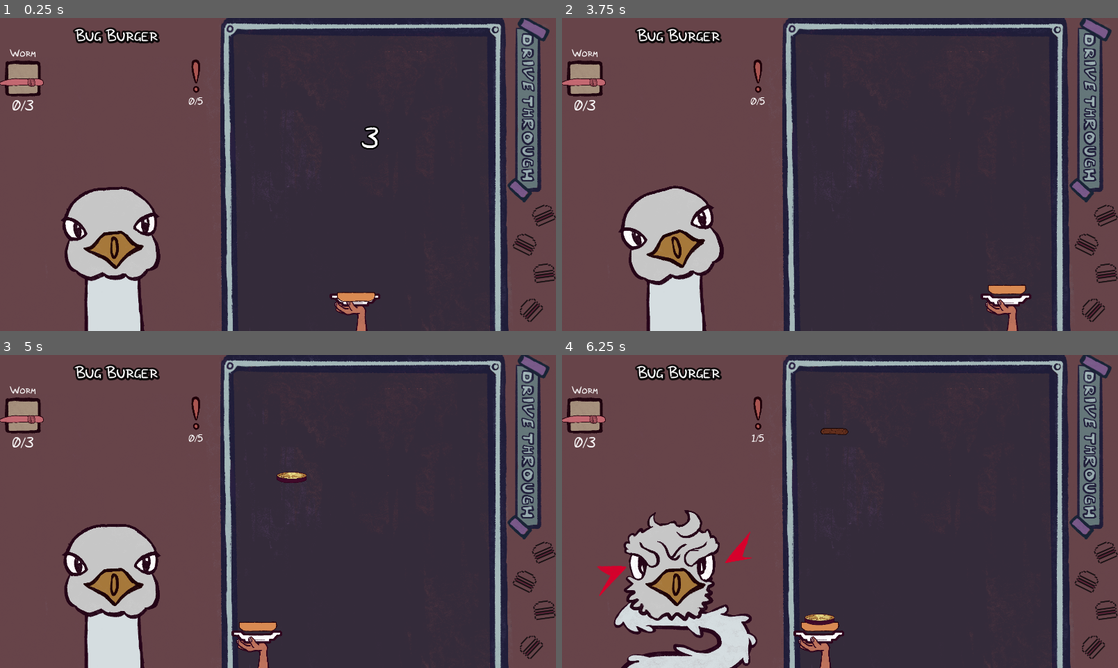
Above: before the commit, frames 1-4 (two rows, left to right).
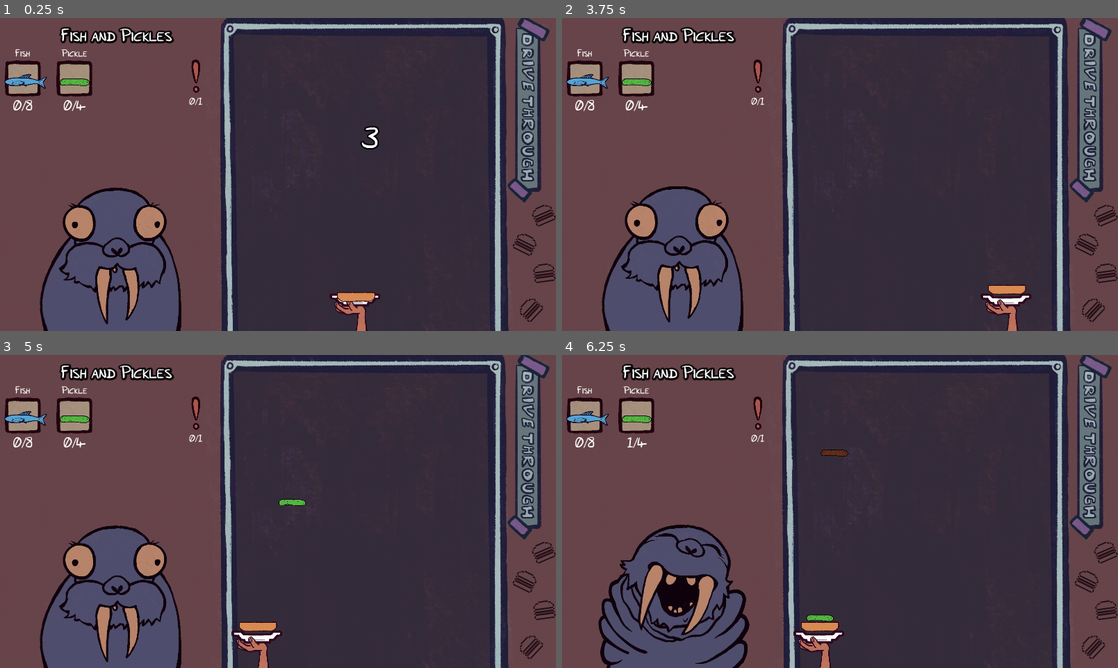
Above: after the commit, the same moments.

Repository: SirLich/funky-drive-through
Game: Godot game, scene res://game.tscn
Same seed, same stepped clock (60 frames per second), same inputs: the game is played once before the commit and once after it.
Inputs (mouse positions are in pixels of both pictures, inside the frame that each line leads up to):
- Up to frame 1 (0.25 s): no input
- Up to frame 2 (3.75 s): move the mouse to (962, 158) at 0.52 s; press the mouse at (962, 158) at 0.53 s; move the mouse to (728, 190) at 1.27 s; release the mouse at (728, 190) at 1.28 s; click (728, 190) at 1.35 s; move the mouse to (895, 105) at 2.02 s; press the mouse at (895, 105) at 2.03 s; move the mouse to (812, 237) at 2.77 s; release the mouse at (812, 237) at 2.78 s; click (812, 237) at 2.85 s; move the mouse to (1006, 221) at 3.52 s; press the mouse at (1006, 221) at 3.53 s
- Up to frame 3 (5 s): move the mouse to (111, 464) at 4.27 s; release the mouse at (111, 464) at 4.28 s; click (111, 464) at 4.35 s
- Up to frame 4 (6.25 s): move the mouse to (867, 511) at 5.02 s; press the mouse at (867, 511) at 5.03 s; move the mouse to (756, 433) at 5.77 s; release the mouse at (756, 433) at 5.78 s; click (756, 433) at 5.85 s

The runs differ from the first frame. In frame 1, 11% of the frame differs, in the area x 0-37%, y 2-100%; in frame 2, 11%; in frame 3, 11%; in frame 4, 13%, in the area x 0-52%, y 2-100%.

Commit message:
Import warlus

Diff:
--- /dev/null
+++ b/fish_scene.tscn
@@ -0,0 +1,46 @@
+[gd_scene load_steps=7 format=3 uid="uid://xpoxpjmvvq3u"]
+
+[ext_resource type="Texture2D" uid="uid://bbydrx21rip8b" path="res://assets/items/fish2.png" id="1_8v73g"]
+[ext_resource type="Texture2D" uid="uid://crx5o05in0wo6" path="res://assets/items/fish.png" id="2_wu60t"]
+[ext_resource type="Texture2D" uid="uid://bgq3my7punb2o" path="res://assets/items/fish_eye.png" id="3_hgxsc"]
+[ext_resource type="Texture2D" uid="uid://3uc3h73jvh7a" path="res://assets/items/fish_eye_closed.png" id="4_gtuaf"]
+
+[sub_resource type="SpriteFrames" id="SpriteFrames_wy44k"]
+animations = [{
+"frames": [{
+"duration": 1.0,
+"texture": ExtResource("1_8v73g")
+}, {
+"duration": 1.0,
+"texture": ExtResource("2_wu60t")
+}],
+"loop": true,
+"name": &"default",
+"speed": 5.0
+}]
+
+[sub_resource type="SpriteFrames" id="SpriteFrames_sswj4"]
+animations = [{
+"frames": [{
+"duration": 1.0,
+"texture": ExtResource("3_hgxsc")
+}, {
+"duration": 1.0,
+"texture": ExtResource("4_gtuaf")
+}],
+"loop": true,
+"name": &"default",
+"speed": 3.0
+}]
+
+[node name="AnimatedSprite2D" type="AnimatedSprite2D"]
+self_modulate = Color(0.337255, 0.639216, 0.835294, 1)
+scale = Vector2(0.1, 0.1)
+sprite_frames = SubResource("SpriteFrames_wy44k")
+autoplay = "default"
+frame_progress = 0.945797
+
+[node name="AnimatedSprite2D" type="AnimatedSprite2D" parent="."]
+sprite_frames = SubResource("SpriteFrames_sswj4")
+autoplay = "default"
+frame_progress = 0.712525
--- a/global.tscn
+++ b/global.tscn
@@ -17,11 +17,13 @@
 [ext_resource type="Resource" uid="uid://uojon2jy1wdp" path="res://recipes/red_meat.tres" id="12_d412x"]
 [ext_resource type="Resource" uid="uid://q6fa3t2063uj" path="res://item_types/tomato.tres" id="12_v74pt"]
 [ext_resource type="Resource" uid="uid://0natumgqnctk" path="res://item_types/patty.tres" id="13_v5u5r"]
+[ext_resource type="Resource" uid="uid://dnykdn0my3pq" path="res://item_types/fish.tres" id="14_su4it"]
+[ext_resource type="Resource" uid="uid://cm4cxynvvj2bl" path="res://recipes/fish_burger.tres" id="16_k38s8"]
 [ext_resource type="Resource" uid="uid://c10uio2gylx77" path="res://recipes/normal_burger.tres" id="17_h8006"]
 
 [node name="Global" type="Node"]
 process_mode = 3
 script = ExtResource("1_c0auo")
-all_items = Array[Resource("res://item_type.gd")]([ExtResour …(241 unchanged characters)… rce("12_v74pt"), ExtResource("13_v5u5r")])
+all_items = Array[Resource("res://item_type.gd")]([ExtResour …(241 unchanged characters)… rce("12_v74pt"), ExtResource("13_v5u5r"), ExtResource("14_su4it")])
 top_bun = ExtResource("5_drngt")
-recipes = Array[Resource("res://recipe.gd")]([ExtResource("6_3outg"), ExtResource("8_0bbo8"), ExtResource("17_h8006"), ExtResource("12_d412x")])
+recipes = Array[Resource("res://recipe.gd")]([ExtResource("16_k38s8"), ExtResource("6_3outg"), ExtResource("8_0bbo8"), ExtResource("17_h8006"), ExtResource("12_d412x")])
--- a/item_types/cheese.tres
+++ b/item_types/cheese.tres
@@ -1,7 +1,7 @@
 [gd_resource type="Resource" script_class="ItemType" load_steps=4 format=3 uid="uid://bfv6uyljs0isy"]
 
 [ext_resource type="Script" path="res://item_type.gd" id="1_5uv8o"]
-[ext_resource type="PackedScene" uid="uid://cml5xxbtb785r" path="res://recipes/cheese_melted.tscn" id="1_gt02o"]
+[ext_resource type="PackedScene" uid="uid://cml5xxbtb785r" path="res://scenes/cheese_melted.tscn" id="1_gt02o"]
 [ext_resource type="Texture2D" uid="uid://dpml5nt2r0bwo" path="res://assets/items/cheese_fall.png" id="1_p1dk6"]
 
 [resource]
--- /dev/null
+++ b/item_types/fish.tres
@@ -0,0 +1,14 @@
+[gd_resource type="Resource" script_class="ItemType" load_steps=4 format=3 uid="uid://dnykdn0my3pq"]
+
+[ext_resource type="Script" path="res://item_type.gd" id="1_ciqgv"]
+[ext_resource type="PackedScene" uid="uid://xpoxpjmvvq3u" path="res://fish_scene.tscn" id="1_qqob6"]
+[ext_resource type="Texture2D" uid="uid://crx5o05in0wo6" path="res://assets/items/fish.png" id="2_4j3gb"]
+
+[resource]
+script = ExtResource("1_ciqgv")
+icon = ExtResource("2_4j3gb")
+color = Color(0.337255, 0.639216, 0.835294, 1)
+dropped_scene = ExtResource("1_qqob6")
+stacked_scene = ExtResource("1_qqob6")
+name = "Fish"
+scale_factor = 1.0
--- /dev/null
+++ b/recipes/fish_burger.tres
@@ -0,0 +1,27 @@
+[gd_resource type="Resource" script_class="Recipe" load_steps=8 format=3 uid="uid://cm4cxynvvj2bl"]
+
+[ext_resource type="Script" path="res://recipe.gd" id="1_s7l88"]
+[ext_resource type="PackedScene" uid="uid://dhge2q7r58cps" path="res://scenes/walrus.tscn" id="1_x8okd"]
+[ext_resource type="Script" path="res://recipe_item.gd" id="2_15eea"]
+[ext_resource type="Resource" uid="uid://dnykdn0my3pq" path="res://item_types/fish.tres" id="3_g1wwg"]
+[ext_resource type="Resource" uid="uid://bpdphbdmki6ua" path="res://item_types/pickle.tres" id="4_8fuwv"]
+
+[sub_resource type="Resource" id="Resource_bpsij"]
+script = ExtResource("2_15eea")
+type = ExtResource("3_g1wwg")
+num = 8
+
+[sub_resource type="Resource" id="Resource_4efpe"]
+script = ExtResource("2_15eea")
+type = ExtResource("4_8fuwv")
+num = 4
+
+[resource]
+script = ExtResource("1_s7l88")
+name = "Fish and Pickles"
+ingredients = Array[ExtResource("2_15eea")]([SubResource("Resource_bpsij"), SubResource("Resource_4efpe")])
+allowed_mistakes = 1
+good_chance = 0.6
+bun_chance = 0.3
+character = ExtResource("1_x8okd")
+gravity = 500
--- a/scenes/walrus.tscn
+++ b/scenes/walrus.tscn
@@ -1,7 +1,9 @@
-[gd_scene load_steps=19 format=3 uid="uid://dhge2q7r58cps"]
+[gd_scene load_steps=23 format=3 uid="uid://dhge2q7r58cps"]
 
 [ext_resource type="Script" path="res://scenes/animal.gd" id="1_gxndi"]
+[ext_resource type="AudioStream" uid="uid://c528q4k8es2og" path="res://assets/sounds/walrus_good.wav" id="2_pmglk"]
 [ext_resource type="Texture2D" uid="uid://c180gby024nif" path="res://assets/characters/walrus/neck_angry.png" id="2_xwevo"]
+[ext_resource type="AudioStream" uid="uid://bp7j1nddo5mmb" path="res://assets/sounds/walrus_bad.wav" id="3_k0ju0"]
 [ext_resource type="Texture2D" uid="uid://5ag1peivml5w" path="res://assets/characters/walrus/neck_happy.png" id="3_lmqjh"]
 [ext_resource type="Texture2D" uid="uid://dv3s5045hhv5d" path="res://assets/characters/walrus/neck_neutral.png" id="4_hreni"]
 [ext_resource type="Texture2D" uid="uid://ck5icbkhet5l2" path="res://assets/characters/walrus/face_back_angry.png" id="5_s28m5"]
@@ -123,7 +125,7 @@
 "times": PackedFloat32Array(0),
 "transitions": PackedFloat32Array(1),
 "update": 0,
-"values": [-0.322886]
+"values": [0.0]
 }
 tracks/5/type = "value"
 tracks/5/imported = false
@@ -186,7 +188,7 @@
 "times": PackedFloat32Array(0, 0.2, 0.4, 0.6, 0.7, 0.8, 0.9),
 "transitions": PackedFloat32Array(1, 1, 1, 1, 1, 1, 1),
 "update": 0,
-"values": [-0.322886, 0.701622, -0.0541052, 0.268781, -0.162316, 0.16057, 0.0]
+"values": [-0.322886, -0.214675, -0.0541052, 0.268781, -0.162316, 0.16057, 0.0]
 }
 
 [sub_resource type="Animation" id="Animation_we27v"]
@@ -260,6 +262,18 @@
 "neutral": SubResource("Animation_jwwn5")
 }
 
+[sub_resource type="AudioStreamRandomizer" id="AudioStreamRandomizer_3unuu"]
+random_pitch = 1.2
+streams_count = 1
+stream_0/stream = ExtResource("2_pmglk")
+stream_0/weight = 1.0
+
+[sub_resource type="AudioStreamRandomizer" id="AudioStreamRandomizer_c3oo3"]
+random_pitch = 1.2
+streams_count = 1
+stream_0/stream = ExtResource("3_k0ju0")
+stream_0/weight = 1.0
+
 [sub_resource type="SpriteFrames" id="SpriteFrames_8nq4f"]
 animations = [{
 "frames": [{
@@ -350,8 +364,10 @@
 }
 
 [node name="HappySound" type="AudioStreamPlayer" parent="."]
+stream = SubResource("AudioStreamRandomizer_3unuu")
 
 [node name="AngrySound" type="AudioStreamPlayer" parent="."]
+stream = SubResource("AudioStreamRandomizer_c3oo3")
 
 [node name="Neck" type="AnimatedSprite2D" parent="."]
 modulate = Color(0.309804, 0.301961, 0.427451, 1)
@@ -359,7 +375,6 @@
 animation = &"neutral"
 
 [node name="FaceGroup" type="Node2D" parent="."]
-rotation = -0.322886
 
 [node name="FaceBack" type="AnimatedSprite2D" parent="FaceGroup"]
 modulate = Color(0.717647, 0.517647, 0.415686, 1)
Binary file added: assets/items/fish.png
Not shown, added: assets/items/fish.png.import
Binary file added: assets/items/fish2.png
Not shown, added: assets/items/fish2.png.import
Binary file added: assets/items/fish_eye.png
Not shown, added: assets/items/fish_eye.png.import
Binary file added: assets/items/fish_eye_closed.png
Not shown, added: assets/items/fish_eye_closed.png.import
Not shown: 1 places in global.tscn that only renumber resources
Not shown: 2 places in scenes/cheese_melted.tscn that only renumber resources
